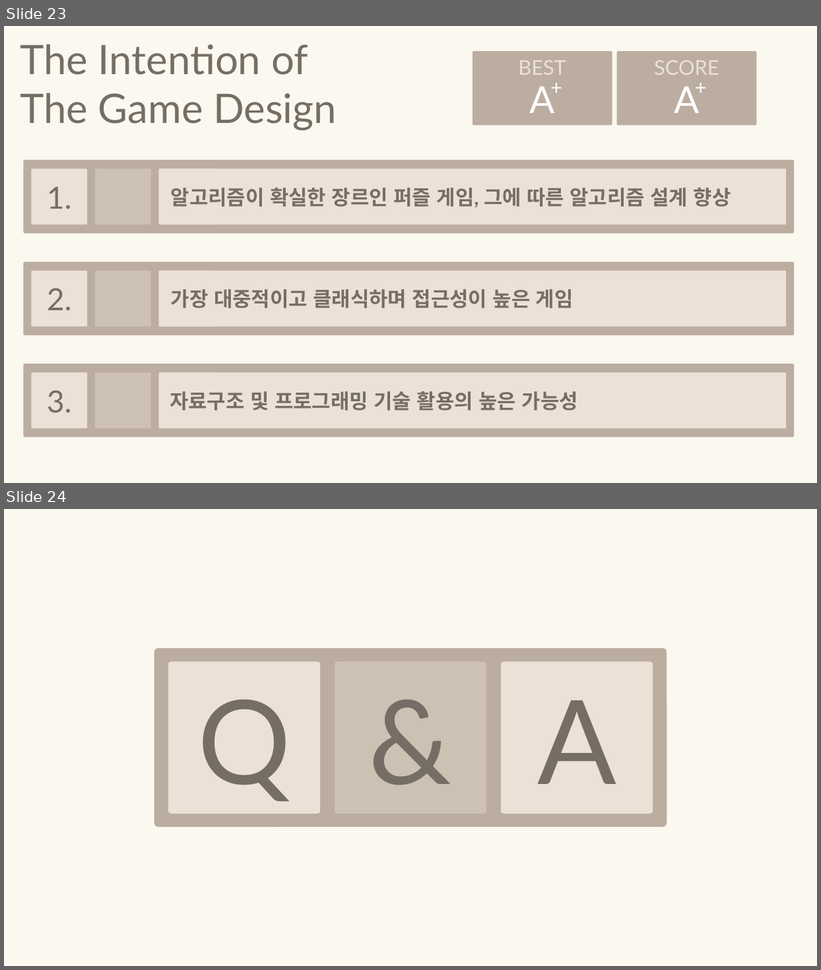
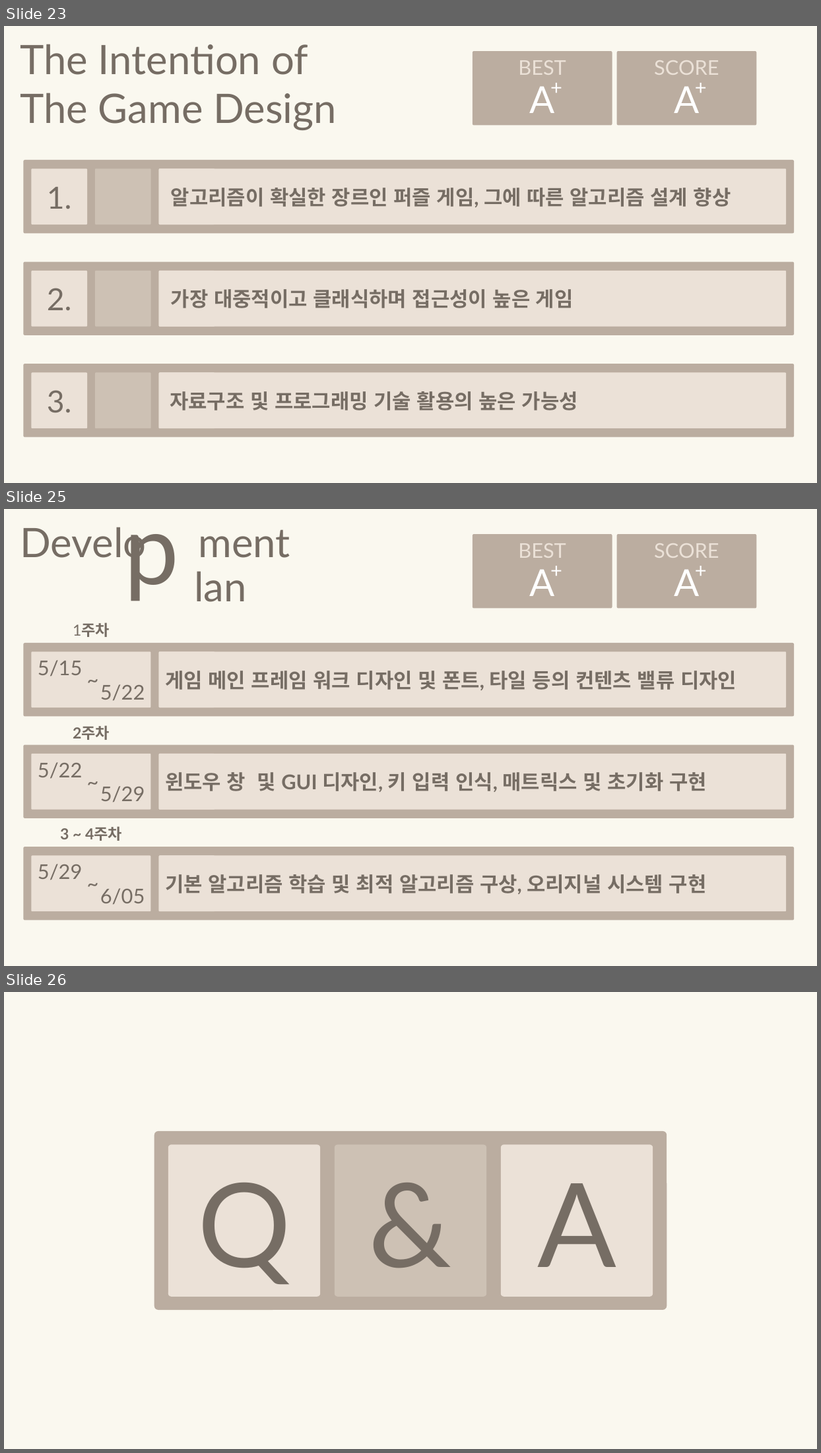
Before and after one commit to simplex3510/GameProgramming_Python_Game_Project, a slide deck: 기말 발표_202010961_이윤석.pptx. Shown one above the other, each under a label of ours: slides 23 and 24 before the commit, slides 23, 25 and 26 after it; the slides between them are not shown. The pictures are 821x970 and 821x1453 pixels, drawn with LibreOffice and Linux fonts; fonts in the diff are those of the drawing. Boxes give left, top, right and bottom in pixels: in the first picture for what was removed or moved away, otherwise in the second. Text is boxed around its words. In the diff, an @@ line names an element or a change of style, - is before the commit and + after.

```diff
--- a/기말 발표_202010961_이윤석.pptx
+++ b/기말 발표_202010961_이윤석.pptx
@@ slide 25 added at <box>4,509,817,966</box>, background #FFFFFF; not listed: 1 template element that a slide beside it also shows @@
@@ text added at <box>20,527,290,565</box>, 48 pt, text #766D64 @@
+Develo ment
@@ text added at <box>124,534,179,601</box>, 115 pt, text #766D64 @@
+p
@@ group added at <box>473,534,612,609</box>: 3 texts, 1 rounded rectangle @@
+BEST
+A
++
@@ group added at <box>617,534,757,609</box>: 3 texts, 1 rounded rectangle @@
+SCORE
+A
++
@@ text added at <box>194,571,247,602</box>, 48 pt, text #766D64 @@
+lan
@@ text added at <box>73,623,110,637</box>, 18 pt, text #766D64, bold @@
+1주차
@@ rounded rectangle added at <box>24,643,795,717</box>, fill #BBADA0 @@
@@ rounded rectangle added at <box>32,652,151,708</box>, fill #EBE1D7, 24 pt, text #766D64 @@
+5/15
@@ text added at <box>81,665,102,695</box>, 24 pt, text #766D64 @@
+~
@@ rounded rectangle added at <box>159,652,215,708</box>, fill #EBE1D7 @@
@@ rounded rectangle added at <box>159,652,787,708</box>, fill #EBE1D7, 24 pt, text #766D64, bold @@
+게임 메인 프레임 워크 디자인 및 폰트, 타일 등의 컨텐츠 밸류 디자인
@@ text added at <box>100,685,145,701</box>, 24 pt, text #766D64 @@
+5/22
@@ text added at <box>73,725,110,740</box>, 18 pt, text #766D64, bold @@
+2주차
@@ rounded rectangle added at <box>24,745,795,819</box>, fill #BBADA0 @@
@@ rounded rectangle added at <box>32,754,151,810</box>, fill #EBE1D7, 24 pt, text #766D64 @@
+5/22
@@ rounded rectangle added at <box>159,754,215,810</box>, fill #EBE1D7 @@
@@ rounded rectangle added at <box>159,754,787,810</box>, fill #EBE1D7, 24 pt, text #766D64, bold @@
+윈도우 창 및 GUI 디자인, 키 입력 인식, 매트릭스 및 초기화 구현
@@ text added at <box>81,766,102,797</box>, 24 pt, text #766D64 @@
+~
@@ text added at <box>100,786,145,803</box>, 24 pt, text #766D64 @@
+5/29
@@ text added at <box>60,826,122,841</box>, 18 pt, text #766D64, bold @@
+3 ~ 4주차
@@ rounded rectangle added at <box>24,847,795,921</box>, fill #BBADA0 @@
@@ rounded rectangle added at <box>32,856,151,912</box>, fill #EBE1D7, 24 pt, text #766D64 @@
+5/29
@@ rounded rectangle added at <box>159,856,215,912</box>, fill #EBE1D7 @@
@@ rounded rectangle added at <box>159,856,787,912</box>, fill #EBE1D7, 24 pt, text #766D64, bold @@
+기본 알고리즘 학습 및 최적 알고리즘 구상, 오리지널 시스템 구현
@@ text added at <box>81,868,102,899</box>, 24 pt, text #766D64 @@
+~
@@ text added at <box>100,889,145,905</box>, 24 pt, text #766D64 @@
+6/05
@@ what was slide 24 is now slide 26 @@
```
Also in this commit, not shown: 1 slide changed, 4 other slides added, 3 slides removed.
